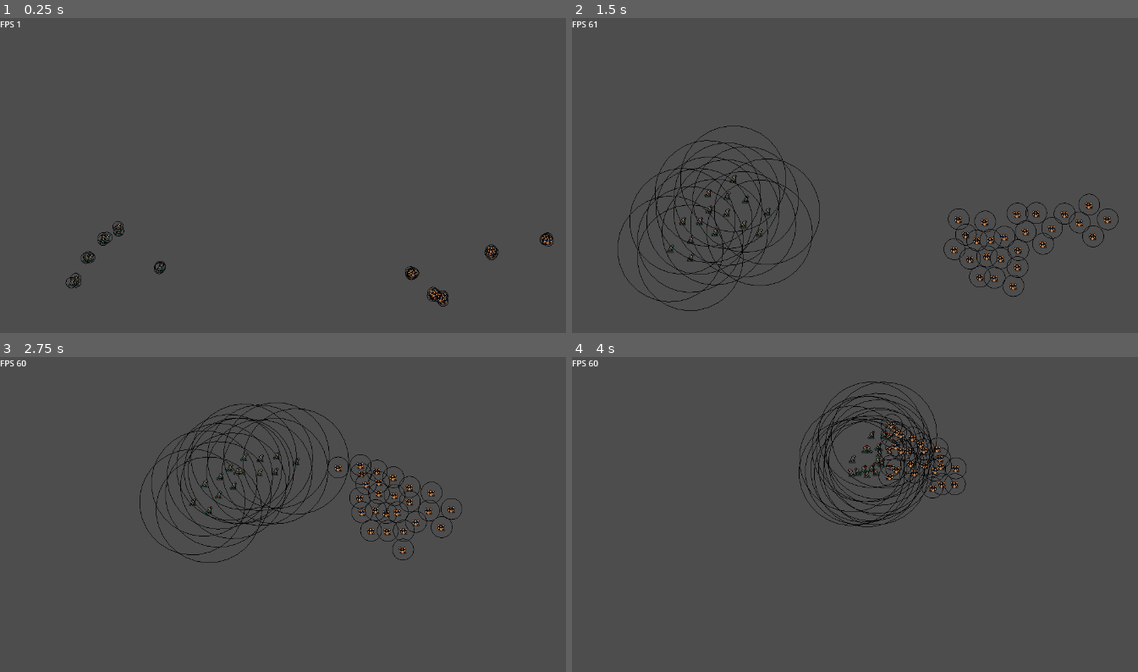
Above: before the commit, frames 1-4 (two rows, left to right).
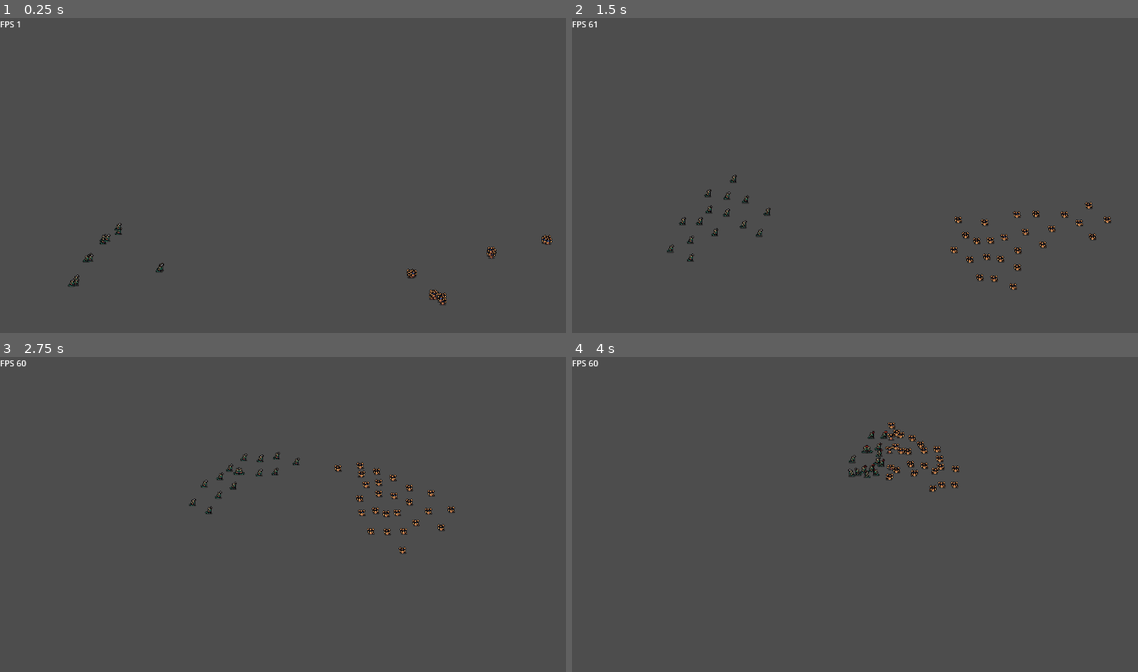
Above: after the commit, the same moments.

Repository: Snayff/nqp3
Game: Godot game, scene res://scenes/stages/combat/stage_combat.tscn
The game is run twice, just before and just after one commit, with the same random seed, the same clock (stepped at 60 frames per second) and the same inputs.
Inputs:
- Up to frame 1 (0.25 s): no input
- Up to frame 2 (1.5 s): tap Enter at 0.5 s
- Up to frame 3 (2.75 s): no input
- Up to frame 4 (4 s): no input

The runs differ from the first frame. In frame 1, 0.3% of the frame differs, in the area x 11-98%, y 64-92%; in frame 2, 2.3%, in the area x 8-97%, y 34-94%; in frame 3, 2.2%; in frame 4, 2.0%.

Commit message:
moved actor queries to utility

Diff:
--- a/scenes/components/target_finder/target_finder.gd
+++ b/scenes/components/target_finder/target_finder.gd
@@ -3,7 +3,7 @@
 
 @onready var col_shape : CollisionShape2D = $CollisionShape2D
 
-var is_visible : bool = true:
+var is_visible : bool = false:
 	set(value):
 		is_visible = value
 		if is_visible == true:
--- a/scripts/actions/attacks/stanza.gd
+++ b/scripts/actions/attacks/stanza.gd
@@ -7,8 +7,8 @@
 	action_type = Constants.ActionType.ATTACK
 	tags = [Constants.ActionTag.STATUS_EFFECT]
 
-	target_selection  = Constants.ActionTargetSelection.GROUND
-	target_type = Constants.TargetType
+	target_selection  = Constants.ActionTargetSelection.SELF
+	target_type = Constants.TargetType.ALLY
 	target_preferences = [Constants.TargetPreference]
 
 	_base_cooldown = 4.0
@@ -22,7 +22,15 @@
 func use(initial_target: Actor) -> void:
 	super(initial_target)
 
+	# get all targets in range
 	var target_finder = Factory.create_target_finder(true, Color(0.51, 0.094, 0))
+	_creator.add_child(target_finder)
+	var targets : Array[Actor] = target_finder.get_overlapping_bodies()
+
+
+
+
+
 
 
 
--- a/scripts/components/actor_ai.gd
+++ b/scripts/components/actor_ai.gd
@@ -35,12 +35,12 @@
 		# debug couldnt find anyone
 		print(
 			_creator.debug_name + " couldnt find any targets in range (" +
-			str(_creator._target_finder.get_node("CollisionShape2D").shape.radius) + ")."
+			str(_creator._target_finder.radius) + ")."
 		)
 		return null
 
 	# parse which group to look for
-	var group_to_target : String = _get_target_group(target_type)
+	var group_to_target : String = Utility.get_target_group(_creator, target_type)
 
 	# run initial checks to filter out ineligible targets
 	var valid_targets : Array[Actor] = []
@@ -53,12 +53,12 @@
 			# debug couldnt find anyone
 			print(
 				_creator.debug_name + " couldnt find target of type " + group_to_target + " in range (" +
-				str(_creator._target_finder.get_node("CollisionShape2D").shape.radius) + ")."
+				str(_creator._target_finder.radius) + ")."
 			)
 
 	# filter by preferences
 	var pref_targets: Array[Actor] = []
-	pref_targets = _filter_for_preferences(preferences, valid_targets)
+	pref_targets = Utility.filter_for_preferences(_creator, preferences, valid_targets)
 
 	# return first actor in list
 	var new_target : Actor = pref_targets.pop_front()
@@ -74,124 +74,6 @@
 		# debug couldnt find anyone
 			print(
 				_creator.debug_name + " couldnt find target with preferences " + str(preferences) + " in range (" +
-				str(_creator._target_finder.get_node("CollisionShape2D").shape.radius) + ")."
+				str(_creator._target_finder.radius) + ")."
 			)
 			return null
-
-
-## get the relevant group based on target type
-##
-## can return empty string
-func _get_target_group(target_type: Constants.TargetType) -> String:
-	var group_to_target: String = ""
-
-	match target_type:
-		Constants.TargetType.SELF:
-			push_warning("_get_target_group: Shouldnt be asking for self.")
-			group_to_target =  ""
-
-		Constants.TargetType.ALLY:
-			if _creator.is_in_group("team1"):
-				group_to_target = "team1"
-			else:
-				group_to_target = "team2"
-
-		Constants.TargetType.ENEMY:
-			if _creator.is_in_group("team1"):
-				group_to_target = "team2"
-			else:
-				group_to_target = "team1"
-
-		Constants.TargetType.ATTACKER:
-			push_error("_get_target_group: not able to process ATTACKER.")
-			group_to_target = ""
-
-		Constants.TargetType.DEFENDER:
-			push_error("_get_target_group: not able to process DEFENDER.")
-			group_to_target = ""
-
-		Constants.TargetType.ANY:
-			push_error("_get_target_group: not able to process ANY.")
-			group_to_target = ""
-
-		_:
-			push_error("_get_target_group: target type (" + Constants.TargetType.keys()[target_type] + ") not found.")
-			group_to_target = ""
-
-	return group_to_target
-
-
-## filter an array of Actors so that only those in the preference list are returned.
-##
-## processed in the order given, so if a superlative is first the list becomes length 1 for further filtering.
-func _filter_for_preferences(preferences: Array[Constants.TargetPreference], poss_targets: Array[Actor]) -> Array[Actor]:
-	var ok_targets = poss_targets.duplicate()
-	for pref in preferences:
-		match pref:
-			Constants.TargetPreference.ANY:
-				# everyone is ok, dont change list
-				pass
-
-			Constants.TargetPreference.LOWEST_HEALTH:
-				var lowest_health : Actor = _get_lowest_health(ok_targets)
-				# this filters down to a single actor, so clear array before adding
-				ok_targets.clear()
-				ok_targets.append(lowest_health)
-
-			Constants.TargetPreference.HIGHEST_HEALTH:
-				push_error("_filter_for_preferences: not able to process HIGHEST_HEALTH.")
-
-			Constants.TargetPreference.WEAK_TO_MUNDANE:
-				push_error("_filter_for_preferences: not able to process WEAK_TO_MUNDANE.")
-
-			Constants.TargetPreference.DAMAGED:
-				ok_targets = _get_damaged_actors(ok_targets)
-
-			Constants.TargetPreference.NEAREST:
-				var nearest : Actor = _get_nearest(ok_targets)
-				# this filters down to a single actor, so clear array before adding
-				ok_targets.clear()
-				ok_targets.append(nearest)
-
-			Constants.TargetPreference.FURTHEST:
-				push_error("_filter_for_preferences: not able to process FURTHEST.")
-
-	return ok_targets
-
-
-## return the actor with the lowest health
-func _get_lowest_health(actors: Array[Actor]) -> Actor:
-	var new_actors : Array[Actor] = actors.duplicate()
-	new_actors.sort_custom(func(a, b): return a.stats.health < b.stats.health)
-	return new_actors.pop_front()
-
-
-## return all actors that are not at full health
-func _get_damaged_actors(actors: Array[Actor]) -> Array[Actor]:
-	var new_actors : Array[Actor] = actors.duplicate()
-	var filtered_actors : Array[Actor] = new_actors.filter(func(a): return a.stats.health < a.stats.max_health)
-
-	return filtered_actors
-
-
-## return the actor that is nearest the ai's creator
-func _get_nearest(actors: Array[Actor]) -> Actor:
-	var poss_targets : Array[Actor] = actors.duplicate()
-
-	var creator_pos : Vector2 = _creator.global_position
-	var nearest_target : Actor = null
-	var nearest_distance = 9999
-
-	# look through nodes to see which is closest
-	for _target in poss_targets:
-		var distance = _target.global_position.distance_to(creator_pos)
-
-		## if we have a nearest target, check their distance
-		if nearest_target != null:
-			nearest_distance = nearest_target.global_position.distance_to(creator_pos)
-
-		# if new target closer than current target, update target
-		if distance < nearest_distance:
-			nearest_target = _target
-
-	return nearest_target
--- a/scripts/globals/constants.gd
+++ b/scripts/globals/constants.gd
@@ -65,7 +65,8 @@
 	GLOBAL,  ##  affects all valid units
 	UNIT,  ## specific Unit is chosen
 	ACTOR,  ## specific actor is chosen. Used by Actors.
-	GROUND  ## position on the ground is chosen.
+	GROUND,  ## position on the ground is chosen.
+	SELF,  ## targets self
 }
 
 ## different properties of an action
--- a/scripts/globals/utility.gd
+++ b/scripts/globals/utility.gd
@@ -3,7 +3,15 @@
 
 var _last_id : int = 0
 
+## generate a unique id
+func generate_id() -> int:
+	_last_id += 1
+	return _last_id
+
+######### BUILDERS #########
+
 ## add collection of sprites from a folder to a SpriteFrames
+##
 ## overwrites existing animation of same name if one exists.
 func add_animation_to_sprite_frames(
 	sprite_frames: SpriteFrames,
@@ -33,11 +41,7 @@
 	return sprite_frames
 
 
-## generate a unique id
-func generate_id() -> int:
-	_last_id += 1
-	return _last_id
-
+######### CONVERSION / NAMING HELPERS ############
 
 func get_action_type_script_path(action_type: Constants.ActionType) -> String:
 	var path : String
@@ -53,36 +57,127 @@
 	return path
 
 
-## find all actors in area
-func get_actors_in_area(pos: Vector2, radius: int) -> Array[Actor]:
-	var actors: Array[Actor] = []
+########## ACTOR quries #################
 
-	# configure shape cast
-	var shape_cast = ShapeCast2D.new()
-	add_child(shape_cast)
-	shape_cast.collision_mask = 2  # entity mask
-	shape_cast.max_results = 100
-	shape_cast.target_position = Vector2.ZERO
-	shape_cast.global_position = pos
+## get the relevant group based on target type
+##
+## can return empty string
+func get_target_group(caller: Actor, target_type: Constants.TargetType) -> String:
+	var group_to_target: String = ""
 
-	# configure shape
-	shape_cast.shape = CircleShape2D.new()
-	shape_cast.shape.radius = radius
+	match target_type:
+		Constants.TargetType.SELF:
+			push_warning("_get_target_group: Shouldnt be asking for self.")
+			group_to_target =  ""
 
-	# get info right away
-	shape_cast.force_shapecast_update()
+		Constants.TargetType.ALLY:
+			if caller.is_in_group("team1"):
+				group_to_target = "team1"
+			else:
+				group_to_target = "team2"
 
-	# filter results
-	if shape_cast.is_colliding():
-		for result in shape_cast.collision_result:
-			actors.append(result["collider"])
+		Constants.TargetType.ENEMY:
+			if caller.is_in_group("team1"):
+				group_to_target = "team2"
+			else:
+				group_to_target = "team1"
 
-	# clean up
-	shape_cast.queue_free()
+		Constants.TargetType.ATTACKER:
+			push_error("_get_target_group: not able to process ATTACKER.")
+			group_to_target = ""
 
-	return actors
+		Constants.TargetType.DEFENDER:
+			push_error("_get_target_group: not able to process DEFENDER.")
+			group_to_target = ""
+
+		Constants.TargetType.ANY:
+			push_error("_get_target_group: not able to process ANY.")
+			group_to_target = ""
+
+		_:
+			push_error("_get_target_group: target type (" + Constants.TargetType.keys()[target_type] + ") not found.")
+			group_to_target = ""
+
+	return group_to_target
 
 
+## filter an array of Actors so that only those in the preference list are returned.
+##
+## processed in the order given, so if a superlative is first the list becomes length 1 for further filtering.
+func filter_for_preferences(caller: Actor, preferences: Array[Constants.TargetPreference], poss_targets: Array[Actor]) -> Array[Actor]:
+	var ok_targets = poss_targets.duplicate()
+	for pref in preferences:
+		match pref:
+			Constants.TargetPreference.ANY:
+				# everyone is ok, dont change list
+				pass
+
+			Constants.TargetPreference.LOWEST_HEALTH:
+				var lowest_health : Actor = get_lowest_health(ok_targets)
+				# this filters down to a single actor, so clear array before adding
+				ok_targets.clear()
+				ok_targets.append(lowest_health)
+
+			Constants.TargetPreference.HIGHEST_HEALTH:
+				push_error("_filter_for_preferences: not able to process HIGHEST_HEALTH.")
+
+			Constants.TargetPreference.WEAK_TO_MUNDANE:
+				push_error("_filter_for_preferences: not able to process WEAK_TO_MUNDANE.")
+
+			Constants.TargetPreference.DAMAGED:
+				ok_targets = get_damaged_actors(ok_targets)
+
+			Constants.TargetPreference.NEAREST:
+				var nearest : Actor = get_nearest(caller, ok_targets)
+				# this filters down to a single actor, so clear array before adding
+				ok_targets.clear()
+				ok_targets.append(nearest)
+
+			Constants.TargetPreference.FURTHEST:
+				push_error("_filter_for_preferences: not able to process FURTHEST.")
+
+	return ok_targets
+
+
+## return the actor with the lowest health
+func get_lowest_health(actors: Array[Actor]) -> Actor:
+	var new_actors : Array[Actor] = actors.duplicate()
+	new_actors.sort_custom(func(a, b): return a.stats.health < b.stats.health)
+	return new_actors.pop_front()
+
+
+## return all actors that are not at full health
+func get_damaged_actors(actors: Array[Actor]) -> Array[Actor]:
+	var new_actors : Array[Actor] = actors.duplicate()
+	var filtered_actors : Array[Actor] = new_actors.filter(func(a): return a.stats.health < a.stats.max_health)
+
+	return filtered_actors
+
+
+## return the actor that is nearest the ai's creator
+func get_nearest(caller: Actor, actors: Array[Actor]) -> Actor:
+	var poss_targets : Array[Actor] = actors.duplicate()
+
+	var creator_pos : Vector2 = caller.global_position
+	var nearest_target : Actor = null
+	var nearest_distance = 9999
+
+	# look through nodes to see which is closest
+	for _target in poss_targets:
+		var distance = _target.global_position.distance_to(creator_pos)
+
+		## if we have a nearest target, check their distance
+		if nearest_target != null:
+			nearest_distance = nearest_target.global_position.distance_to(creator_pos)
+
+		# if new target closer than current target, update target
+		if distance < nearest_distance:
+			nearest_target = _target
+
+	return nearest_target
+
+
+######## MATHS ##########
 
 ## convert a polar coord to a cartesian one
 func convert_polar_to_cartesian(radius: float, theta: float) -> Vector2:
